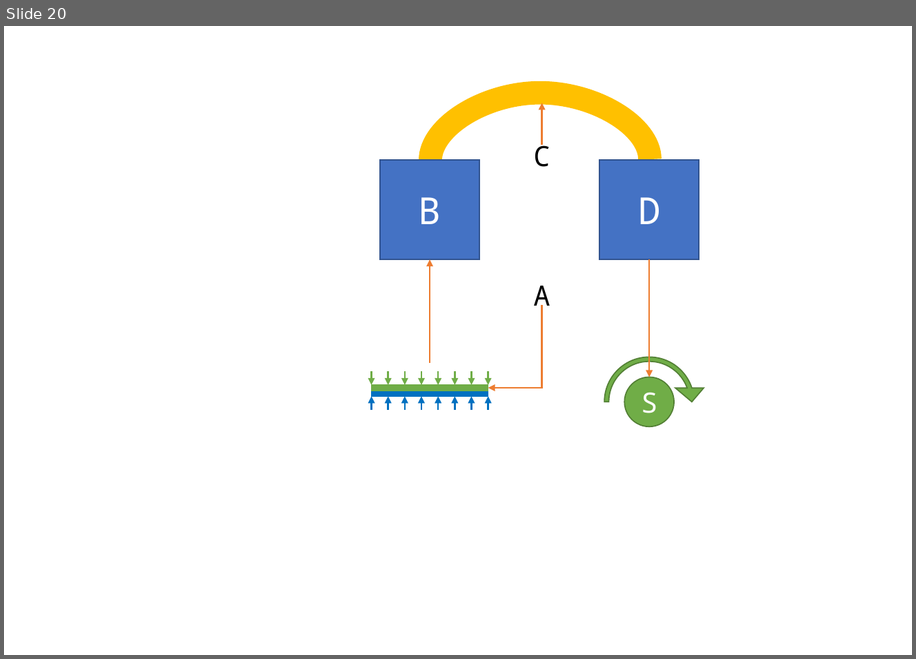
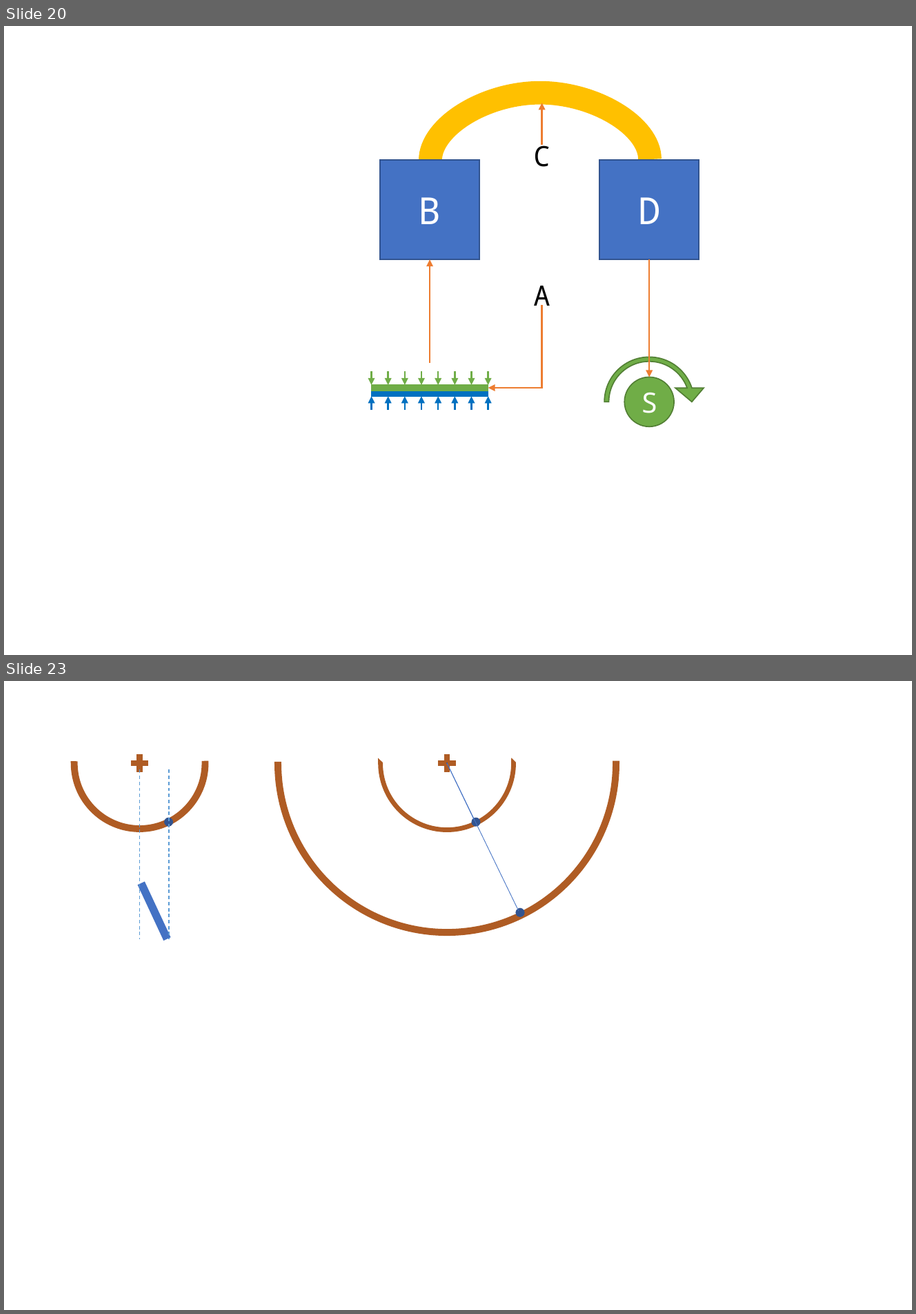
Before and after one commit to samuelwilliams413/METR4901, a slide deck: Report/FuncDecomp.pptx. Shown one above the other, each under a label of ours: slide 20 before the commit, slides 20 and 23 after it; the slides between them are not shown. The pictures are 916x659 and 916x1314 pixels, drawn with LibreOffice and Linux fonts; fonts in the diff are those of the drawing. Boxes give left, top, right and bottom in pixels: in the first picture for what was removed or moved away, otherwise in the second. Text is boxed around its words. In the diff, an @@ line names an element or a change of style, - is before the commit and + after.

```diff
--- a/Report/FuncDecomp.pptx
+++ b/Report/FuncDecomp.pptx
@@ slide 23 added at bbox=[4, 681, 912, 1310], background #FFFFFF @@
@@ arch (boxed as its full ring) added at bbox=[73, 697, 206, 830], fill #ED7D31, outline #AF5C24 4 pt @@
@@ arch (boxed as its full ring) added at bbox=[277, 681, 617, 934], fill #ED7D31, outline #AF5C24 4 pt @@
@@ arch (boxed as its full ring) added at bbox=[381, 697, 514, 830], fill #ED7D31, outline #AF5C24 4 pt @@
@@ plus sign added at bbox=[130, 755, 148, 772], fill #ED7D31, outline #AF5C24 4 pt @@
@@ plus sign added at bbox=[438, 755, 456, 772], fill #ED7D31, outline #AF5C24 4 pt @@
@@ ellipse added at bbox=[448, 763, 448, 763], fill #4472C4, outline #325491 1 pt @@
@@ line added from (448, 763) to (475, 820), #4472C4 0.5 pt @@
@@ line added from (448, 763) to (519, 911), #4472C4 0.5 pt @@
@@ line added from (140, 770) to (140, 939), #5B9BD5 0.75 pt dashed @@
@@ line added from (169, 770) to (169, 939), #5B9BD5 0.75 pt dashed @@
@@ ellipse added at bbox=[167, 820, 171, 825], fill #4472C4, outline #325491 4 pt @@
@@ ellipse added at bbox=[475, 820, 479, 825], fill #4472C4, outline #325491 4 pt @@
@@ line added from (141, 883) to (168, 939), #4472C4 6.75 pt @@
@@ ellipse added at bbox=[518, 911, 522, 915], fill #4472C4, outline #325491 4 pt @@
```
Also in this commit, not shown: 2 other slides added, 1 slide removed, 2 other files.
